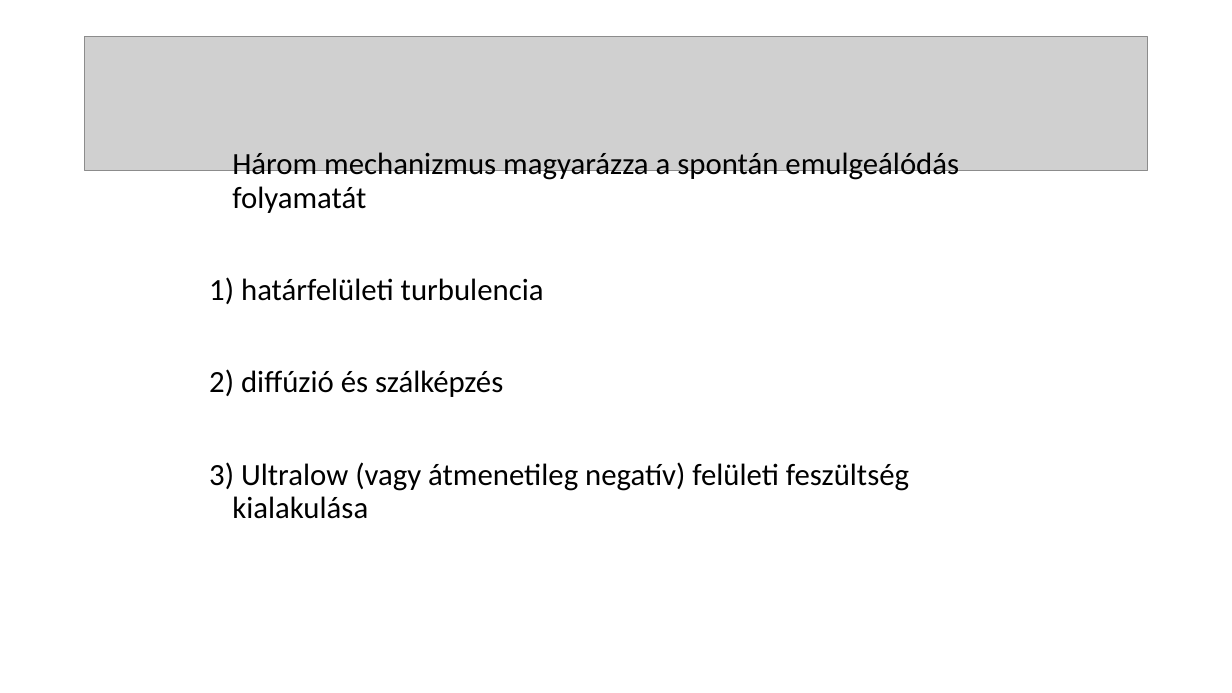
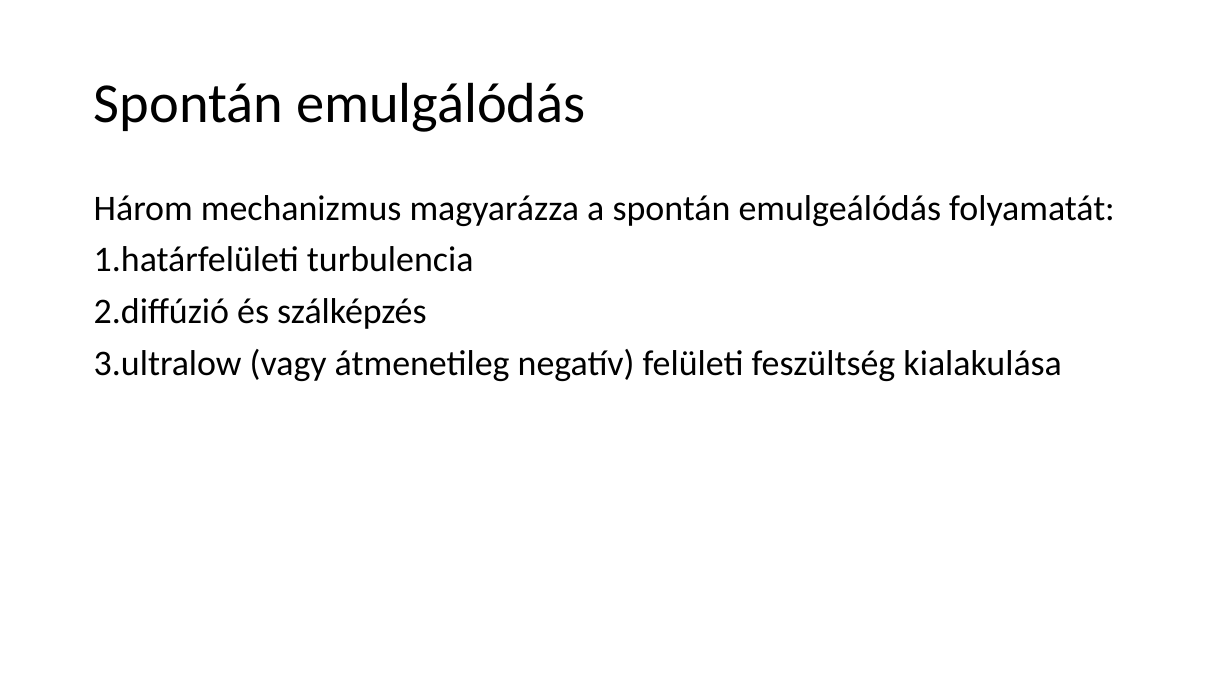
Before and after one commit to LilianaBohus/chemistry-presenations, a slide deck: slide 37 of oil-based-suspensions.ppt (slide 38 before the commit). Drawn at 1232x693 pixels with LibreOffice and Linux fonts; fonts in the diff are those of the drawing; grey boxes stand for pictures. Boxes give left, top, right and bottom in pixels: in the first picture for what was removed or moved away, otherwise in the second. Text is boxed around its words. In the diff, an @@ line names an element or a change of style, - is before the commit and + after.

```diff
--- a/oil-based-suspensions.ppt
+++ b/oil-based-suspensions.ppt
@@ picture removed at <box>85,37,1147,171</box> @@
@@ title added at <box>94,82,586,132</box>, 44 pt, text #000000 @@
+Spontán emulgálódás
@@ text at <box>94,195,1115,381</box>: text changed; size 24 to 28 pt @@
-Három mechanizmus magyarázza a spontán emulgeálódás folyamatát
-1) határfelületi turbulencia
-2) diffúzió és szálképzés
-3) Ultralow (vagy átmenetileg negatív) felületi feszültség kialakulása
+Három mechanizmus magyarázza a spontán emulgeálódás folyamatát:
+1. határfelületi turbulencia
+2. diffúzió és szálképzés
+3. ultralow (vagy átmenetileg negatív) felületi feszültség kialakulása
```
Also in this commit, not shown: 6 other slides changed, 1 slide removed.
